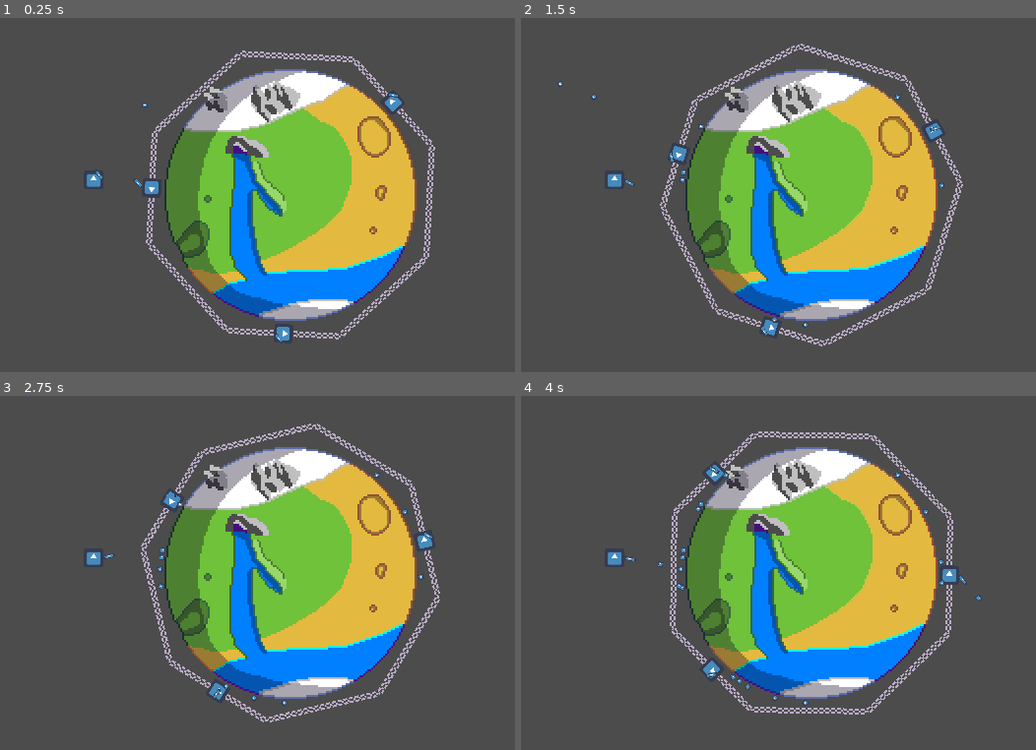
Above: before the commit, frames 1-4 (two rows, left to right).
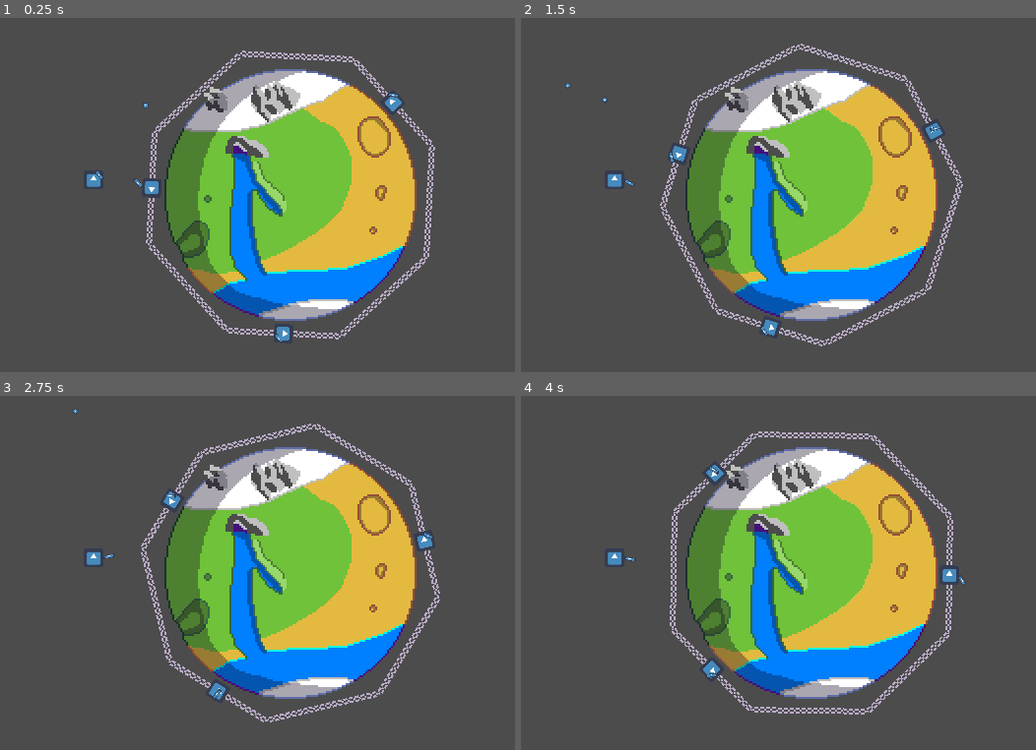
Above: after the commit, the same moments.

Repository: IgnacioMGarrido/BTP-GameJam
Game: Godot game, scene res://Scenes/MainScene.tscn
The game is run twice, just before and just after one commit, with the same random seed, the same clock (stepped at 60 frames per second) and the same inputs. The engine's default icon, where the game draws it, is replaced by a stand-in: a white triangle on a blue panel in a dark square.
Inputs (mouse positions are in pixels of both pictures, inside the frame that each line leads up to):
- Up to frame 1 (0.25 s): no input
- Up to frame 2 (1.5 s): tap Enter (ui_accept) at 0.5, 0.77 s; move the mouse to (948, 177) at 0.52 s; click (948, 177) at 0.67 s; move the mouse to (685, 212) at 1.27 s; click (685, 212) at 1.42 s
- Up to frame 3 (2.75 s): tap Enter (ui_accept) at 1.52 s; move the mouse to (355, 495) at 2.02 s; click (355, 495) at 2.17 s
- Up to frame 4 (4 s): move the mouse to (778, 643) at 2.77 s; click (778, 643) at 2.92 s; tap Enter (ui_accept) at 3.02, 3.77 s; move the mouse to (999, 626) at 3.52 s; click (999, 626) at 3.67 s

The runs differ from the first frame. In frame 1, less than 0.1% of the frame differs, in the area x 27-29%, y 24-26%; in frame 2, less than 0.1%; in frame 3, 0.1%; in frame 4, 0.2%, in the area x 26-90%, y 20-88%.

Commit message:
Added Basic Defense Manager

Diff:
--- /dev/null
+++ b/BTP-Game/Managers/DefenseManager.tscn
@@ -0,0 +1,6 @@
+[gd_scene load_steps=2 format=2]
+
+[ext_resource path="res://Scripts/DefenseManager.gd" type="Script" id=1]
+
+[node name="DefenseManager" type="Node2D"]
+script = ExtResource( 1 )
--- a/BTP-Game/Scenes/MainScene.tscn
+++ b/BTP-Game/Scenes/MainScene.tscn
@@ -1,8 +1,9 @@
-[gd_scene load_steps=4 format=2]
+[gd_scene load_steps=5 format=2]
 
 [ext_resource path="res://Scenes/Planets/Planet.tscn" type="PackedScene" id=1]
 [ext_resource path="res://Scenes/Planets/Defenses/Turret.tscn" type="PackedScene" id=2]
 [ext_resource path="res://Scenes/Planets/Defenses/Bullet.tscn" type="PackedScene" id=3]
+[ext_resource path="res://Managers/DefenseManager.tscn" type="PackedScene" id=4]
 
 [node name="MainScene" type="Node2D"]
 
@@ -14,3 +15,5 @@
 
 [node name="Bullet" parent="." instance=ExtResource( 3 )]
 position = Vector2( 85.3196, 43.7353 )
+
+[node name="DefenseManager" parent="." instance=ExtResource( 4 )]
--- a/BTP-Game/Scenes/Planets/Defenses/Turret.tscn
+++ b/BTP-Game/Scenes/Planets/Defenses/Turret.tscn
@@ -6,7 +6,10 @@
 [sub_resource type="RectangleShape2D" id=1]
 extents = Vector2( 8.05204, 8.28355 )
 
-[node name="Turret" type="StaticBody2D"]
+[node name="Turret" type="StaticBody2D" groups=[
+"defenses",
+]]
+editor/display_folded = true
 scale = Vector2( 0.4, 0.4 )
 script = ExtResource( 1 )
 
--- a/BTP-Game/Scripts/Bullet.gd
+++ b/BTP-Game/Scripts/Bullet.gd
@@ -2,7 +2,7 @@
 
 class_name Bullet
 
-const G = 200000
+const G = 300000
 var center : Vector2
 
 var speed : float = 60
@@ -29,6 +29,8 @@
 	velocity += acceleration(center, self.position) * delta
 	var collision = move_and_collide(velocity * delta)
 
+	if collision:
+		queue_free()
 
 #	if collision:
 #		velocity = velocity.bounce(collision.normal)
--- /dev/null
+++ b/BTP-Game/Scripts/DefenseManager.gd
@@ -0,0 +1,14 @@
+extends Node2D
+
+var defenses : Array
+
+func _ready():
+	defenses = get_tree().get_nodes_in_group("defenses")
+
+func _process(delta):
+	pass
+
+func _input(event):
+	if event is InputEventMouseButton and event.is_pressed() and event.button_index == 1:
+		for def in defenses:
+			def.active = !def.active
--- a/BTP-Game/Scripts/Global.gd
+++ b/BTP-Game/Scripts/Global.gd
@@ -1,4 +1,4 @@
 extends Node
 
 const bullet_res = "res://Scenes/Planets/Defenses/Bullet.tscn"
-const main_scene = "res://Scenes/MainScene.tscn"
+const planet_main = "res://Scenes/MainScene.tscn"
--- a/BTP-Game/Scripts/Turret.gd
+++ b/BTP-Game/Scripts/Turret.gd
@@ -2,10 +2,13 @@
 
 class_name Turret
 
-var is_active = true
+var active = true
 onready var pivot : Position2D = $TurretPivot
 onready var bullet_spawn : Position2D = $TurretPivot/Sprite/ProjectileSpawn
 var Bullet = load(Global.bullet_res)
+
+func _ready():
+	add_to_group("defenses")
 
 # Called every frame. 'delta' is the elapsed time since the previous frame.
 func _process(delta):
@@ -13,7 +16,7 @@
 
 
 func update_motion(delta):
-	if is_active:
+	if active:
 		pivot.look_at(get_global_mouse_position())
 		if Input.is_action_just_pressed("ui_accept"):
 			shoot_projectile()
